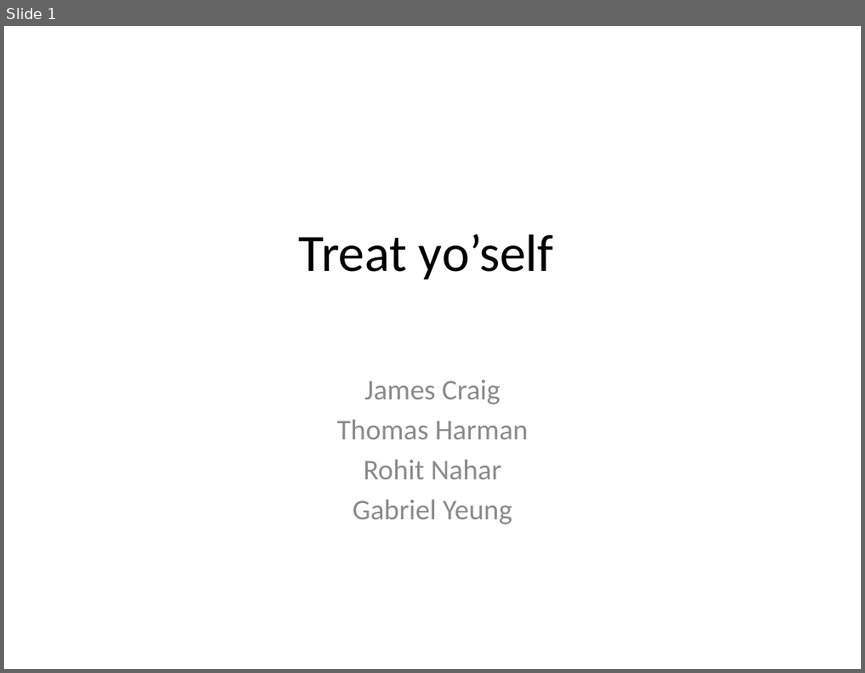
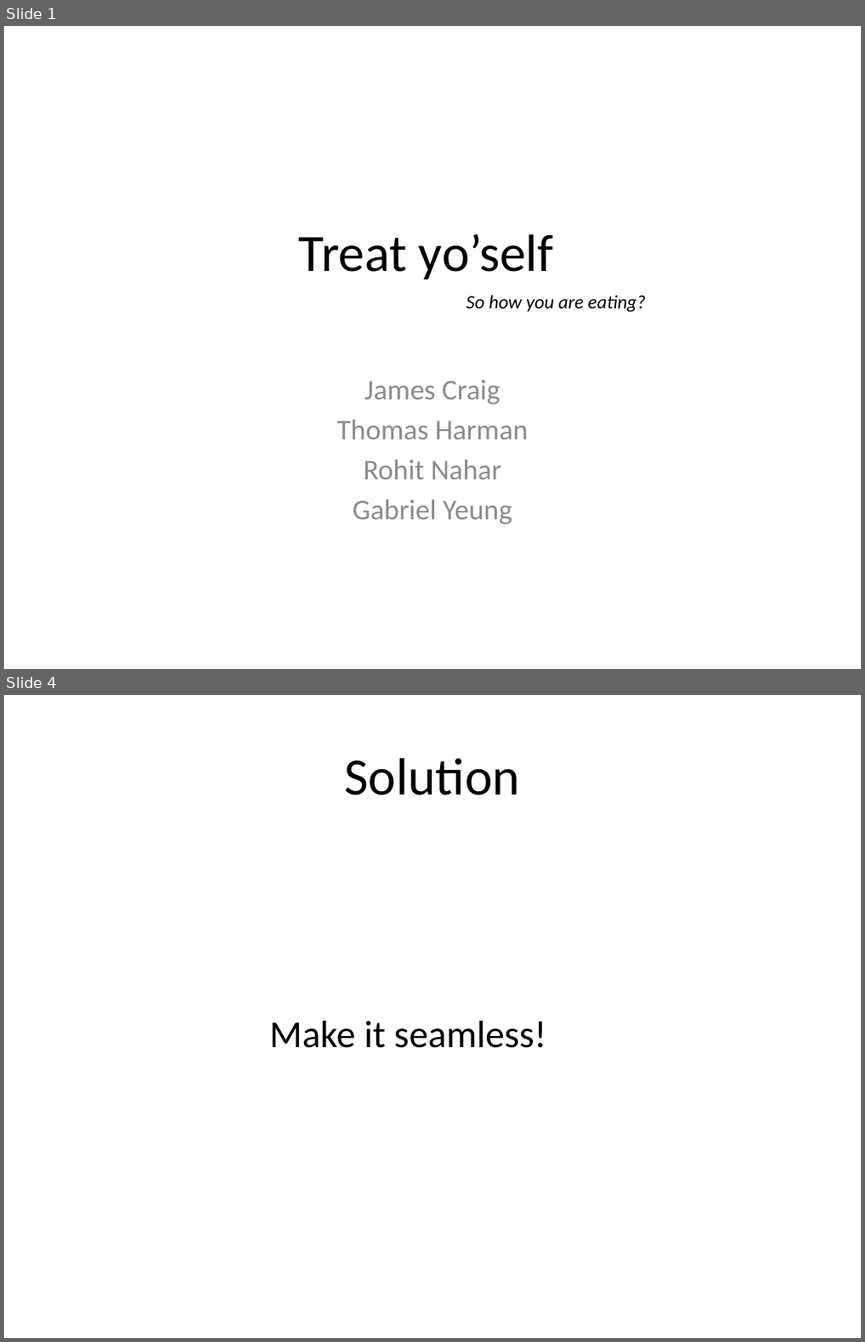
Before and after one commit to gabrielyeung/workshop, a slide deck: www/docs/treatyoself.pptx. Shown one above the other, each under a label of ours: slide 1 before the commit, slides 1 and 4 after it; the slides between them are not shown. The pictures are 865x673 and 865x1342 pixels, drawn with LibreOffice and Linux fonts; fonts in the diff are those of the drawing. Boxes give left, top, right and bottom in pixels: in the first picture for what was removed or moved away, otherwise in the second. Text is boxed around its words. In the diff, an @@ line names an element or a change of style, - is before the commit and + after.

```diff
--- a/www/docs/treatyoself.pptx
+++ b/www/docs/treatyoself.pptx
@@ slide 4 added at [4, 695, 861, 1338], background #FFFFFF @@
@@ title added at [345, 758, 520, 795], 44 pt, text #000000 @@
+Solution
@@ text added at [269, 1021, 546, 1048], 32 pt, text #000000 @@
+Make it seamless!
@@ slide 1 changed as well @@
@@ text added at [466, 295, 646, 312], 16 pt, text #000000, italic @@
+So how you are eating?
```
Also in this commit, not shown: 7 other slides added.
